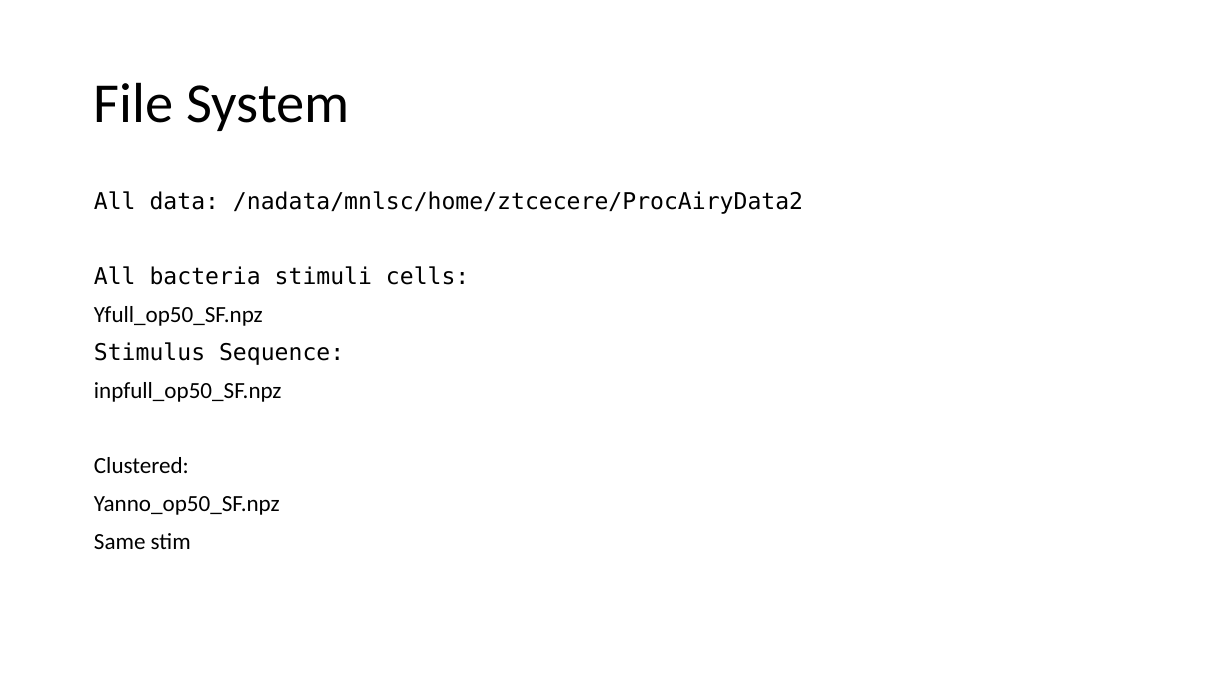
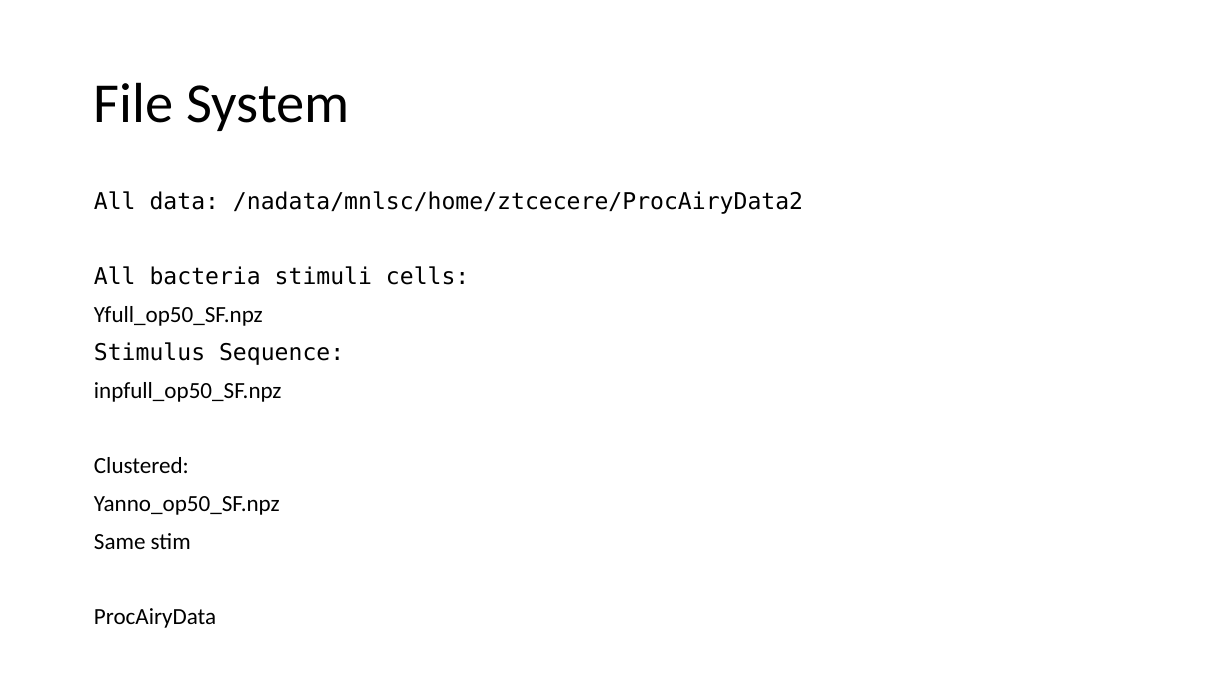
Before and after one commit to iulia-rusu/hyperbolic_sensory_stim, a slide deck: slide 2 of Documents/Powerpoints/Overview_HMDS_tan_MNE.pptx. Drawn at 1232x693 pixels with LibreOffice and Linux fonts; fonts in the diff are those of the drawing. Boxes give left, top, right and bottom in pixels: in the first picture for what was removed or moved away, otherwise in the second. Text is boxed around its words. In the diff, an @@ line names an element or a change of style, - is before the commit and + after.

```diff
--- a/Documents/Powerpoints/Overview_HMDS_tan_MNE.pptx
+++ b/Documents/Powerpoints/Overview_HMDS_tan_MNE.pptx
@@ text at [94,608,216,628]: paragraph added @@
+ProcAiryData
```
Also in this commit, not shown: 1 other slide changed, 7 slides added, 35 other files.
